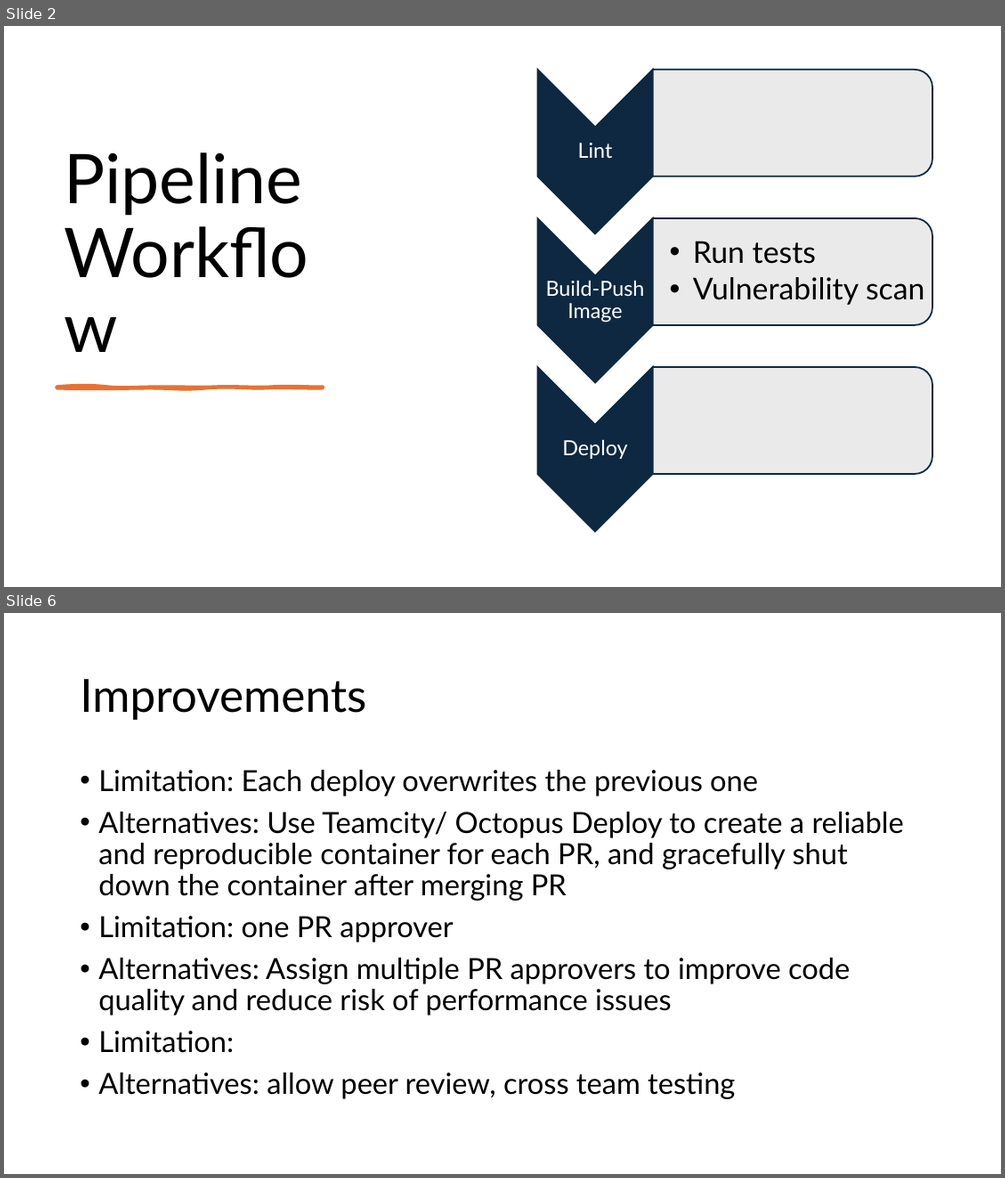
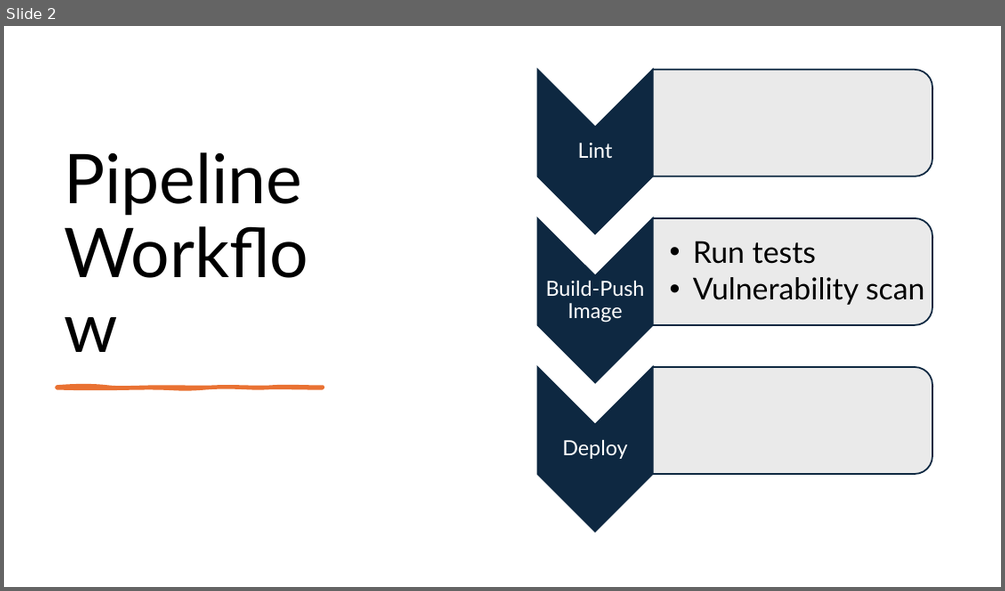
Before and after one commit to weizhe-sha/webapp-cicd-pipeline, a slide deck: Presentation.pptx. Shown one above the other, each under a label of ours: slides 2 and 6 before the commit, slide 2 after it; the slides between them are not shown. The pictures are 1005x1178 and 1005x591 pixels, drawn with LibreOffice and Linux fonts; fonts in the diff are those of the drawing. Boxes give left, top, right and bottom in pixels: in the first picture for what was removed or moved away, otherwise in the second. Text is boxed around its words. In the diff, an @@ line names an element or a change of style, - is before the commit and + after.

```diff
--- a/Presentation.pptx
+++ b/Presentation.pptx
@@ slide 6 removed at bbox=[4, 613, 1001, 1174], background #FFFFFF @@
@@ title removed at bbox=[80, 679, 366, 720] @@
-Improvements
@@ text removed at bbox=[98, 770, 904, 1099] @@
-• Limitation: Each deploy overwrites the previous one
-• Alternatives: Use Teamcity/ Octopus Deploy to create a reliable and reproducible container for each PR, and gracefully shut down the container after merging PR
-• Limitation: one PR approver
-• Alternatives: Assign multiple PR approvers to improve code quality and reduce risk of performance issues
-• Limitation:
-• Alternatives: allow peer review, cross team testing
```
Also in this commit, not shown: 2 slides changed, 2 slides added, 1 other slide removed, 1 other file.
